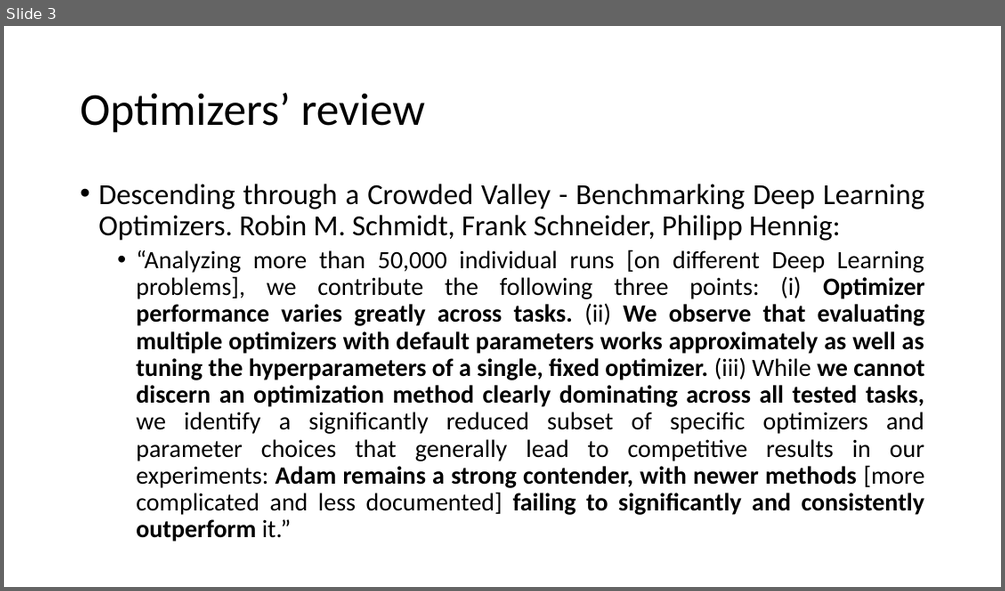
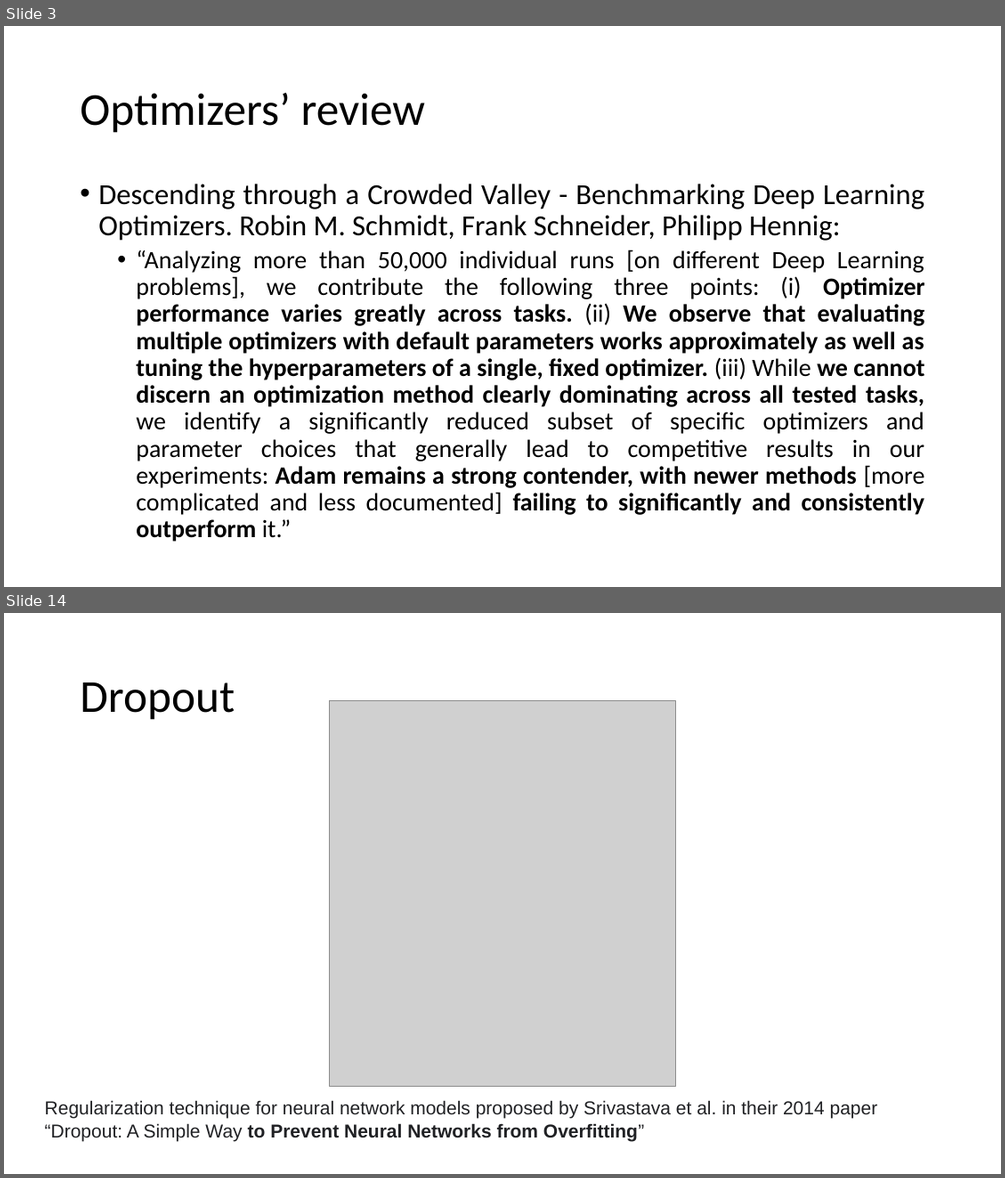
Before and after one commit to MICS-Lab/DeepLearningCourse, a slide deck: Slides_3.pptx. Shown one above the other, each under a label of ours: slide 3 before the commit, slides 3 and 14 after it; the slides between them are not shown. The pictures are 1005x591 and 1005x1178 pixels, drawn with LibreOffice and Linux fonts; fonts in the diff are those of the drawing; grey boxes stand for pictures. Boxes give left, top, right and bottom in pixels: in the first picture for what was removed or moved away, otherwise in the second. Text is boxed around its words. In the diff, an @@ line names an element or a change of style, - is before the commit and + after.

```diff
--- a/Slides_3.pptx
+++ b/Slides_3.pptx
@@ slide 14 added at (4, 613, 1001, 1174), background #FFFFFF @@
@@ title added at (80, 682, 235, 720), 44 pt, text #000000 @@
+Dropout
@@ picture added at (330, 701, 676, 1086) @@
@@ text added at (45, 1100, 878, 1141), 18 pt, text #202124 @@
+Regularization technique for neural network models proposed by Srivastava et al. in their 2014 paper “Dropout: A Simple Way to Prevent Neural Networks from Overfitting”
```
Also in this commit, not shown: 10 other slides added.
